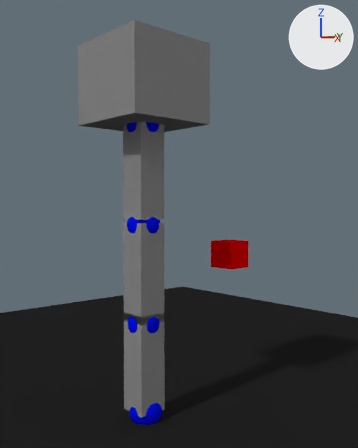
What one commit did to the Blender file blender/manipulator.blend.
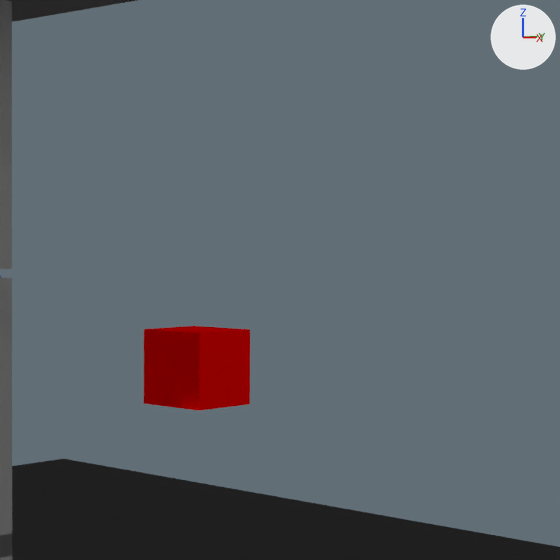
There are two pictures of each version: one whole from a camera (50 mm lens) standing at (4.0, -3.11, 2.19) and looking at (-0.17, 0.63, 1.99), one close up on the part from 45% to 100% of the width and 28% to 72% of the height. Arrows for +X, +Y and +Z are at upper right; the lights stay in place.

Objects in the first close-up: 'Arm_1', 'Arm_2', 'Arm_3', 'Plane', 'TargetPoint'.
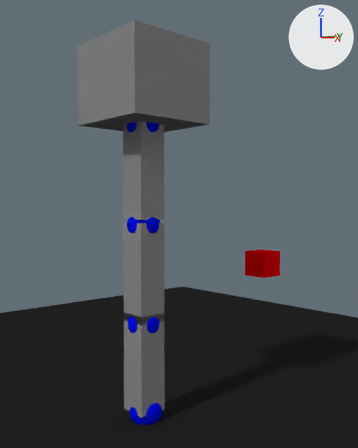
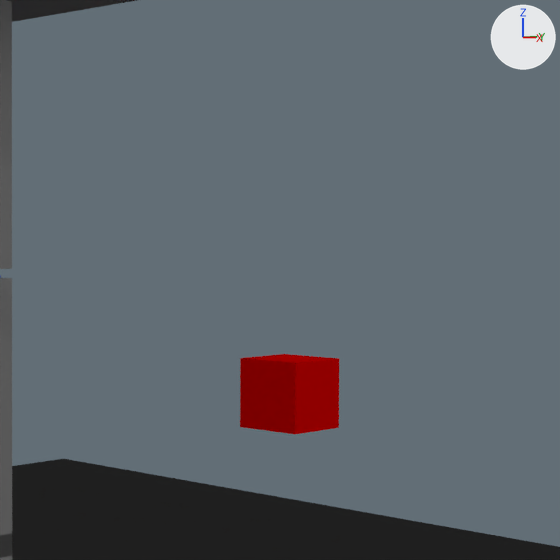
What differs and where, as boxes [x1, y1, x2, y2] in the close-ups (560 x 560 px):
'TargetPoint', moved: before [144, 326, 250, 411]; after [240, 354, 339, 434]

The edits, one by one:
Object 'TargetPoint' (ob_targetpoint) moves from (0.012, 1.28, 1.622) to (-0.012, 1.928, 1.46).
